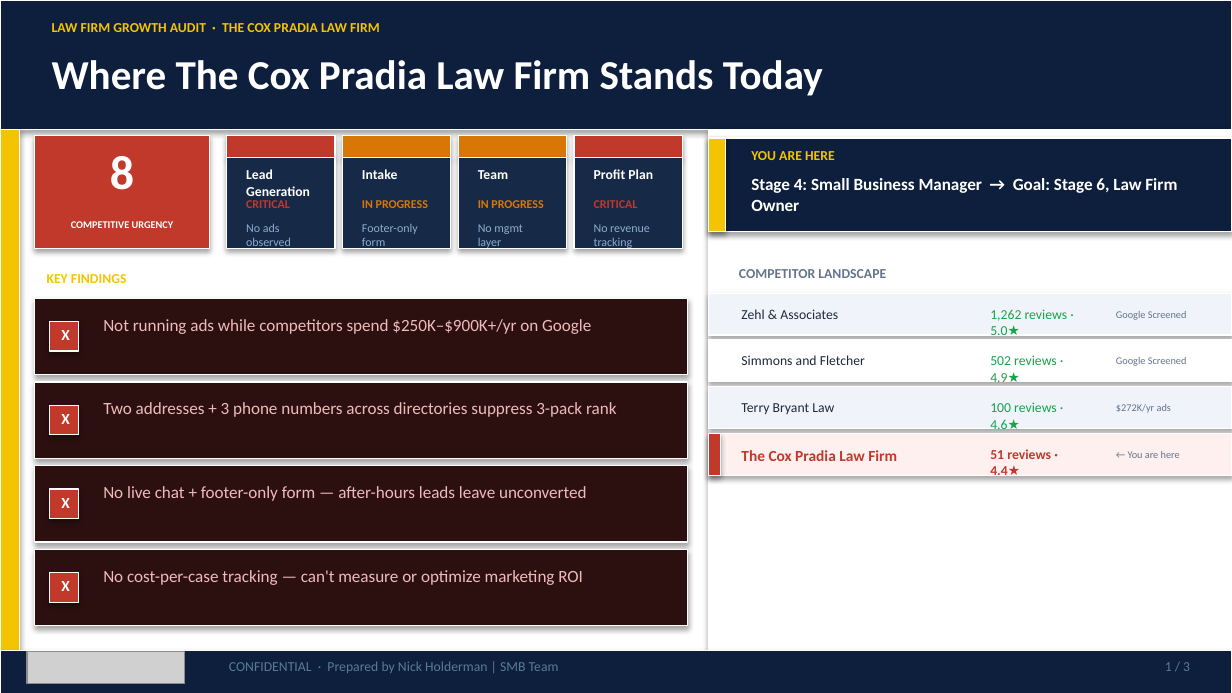
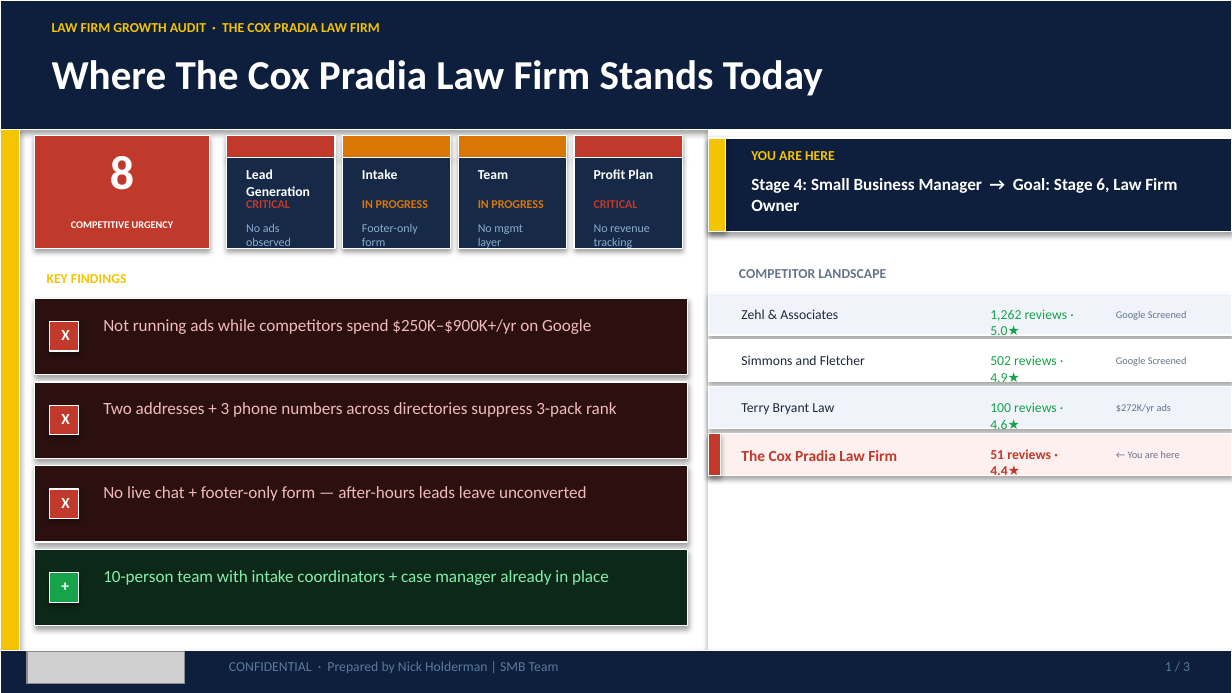
Before and after one commit to SMB-Team-Technology/workwith-smbteam, a slide deck: slide 1 of cox-pradia/TheCoxPradiaLawFirm_May292026_Proposal.pptx. Drawn at 1232x693 pixels with LibreOffice and Linux fonts; fonts in the diff are those of the drawing; grey boxes stand for pictures. Boxes give left, top, right and bottom in pixels: in the first picture for what was removed or moved away, otherwise in the second. Text is boxed around its words. In the diff, an @@ line names an element or a change of style, - is before the commit and + after.

```diff
--- a/cox-pradia/TheCoxPradiaLawFirm_May292026_Proposal.pptx
+++ b/cox-pradia/TheCoxPradiaLawFirm_May292026_Proposal.pptx
@@ rectangle at [34, 549, 687, 626]: fill #2C1010 to #0C2818 @@
@@ rectangle at [49, 573, 79, 602]: fill #C0392B to #16A34A @@
@@ text at [61, 581, 69, 591]: text changed @@
-X
++
@@ text at [103, 570, 609, 585]: text changed; text colour #F0BABA to #86EFAC @@
-No cost-per-case tracking — can't measure or optimize marketing ROI
+10-person team with intake coordinators + case manager already in place
```
Also in this commit, not shown: 1 other slide changed, 1 other file.
